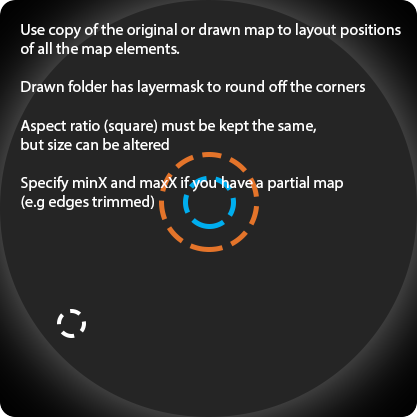
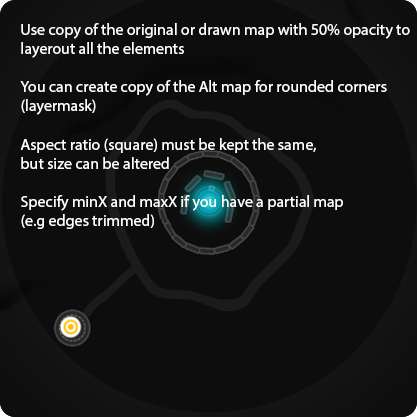
Layered file, before and after one edit (417×417). Changes by layer:
renamed "Use copy of the original or drawn map to layout positions of a" to "Use copy of the original or drawn map with 50% opacity to layer", painted on it over [20, 23, 410, 229]
hid group "Drawn" (6 layers) over [0, 0, 417, 417]
painted on "circle_center_inner" over [183, 176, 236, 229]
added group "map_alt" with 1 layers above "map_org" over [0, 0, 417, 417]
added layer "Layer 4" in group "map_alt" over [0, 0, 417, 417]
renamed "original" to "map_org", showed it over [0, 0, 417, 417]
